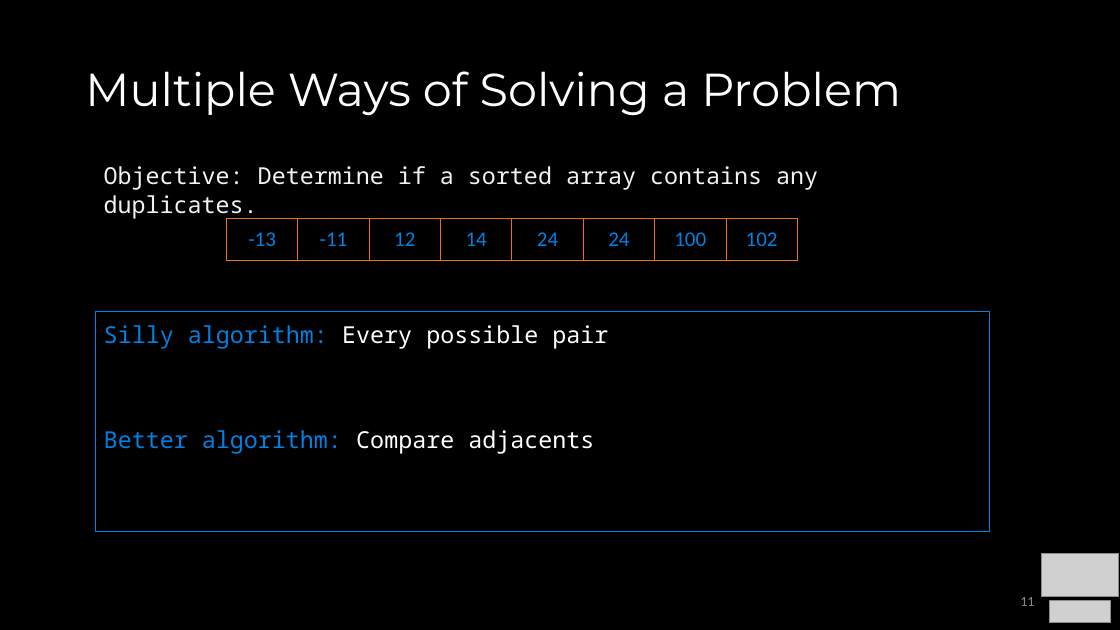
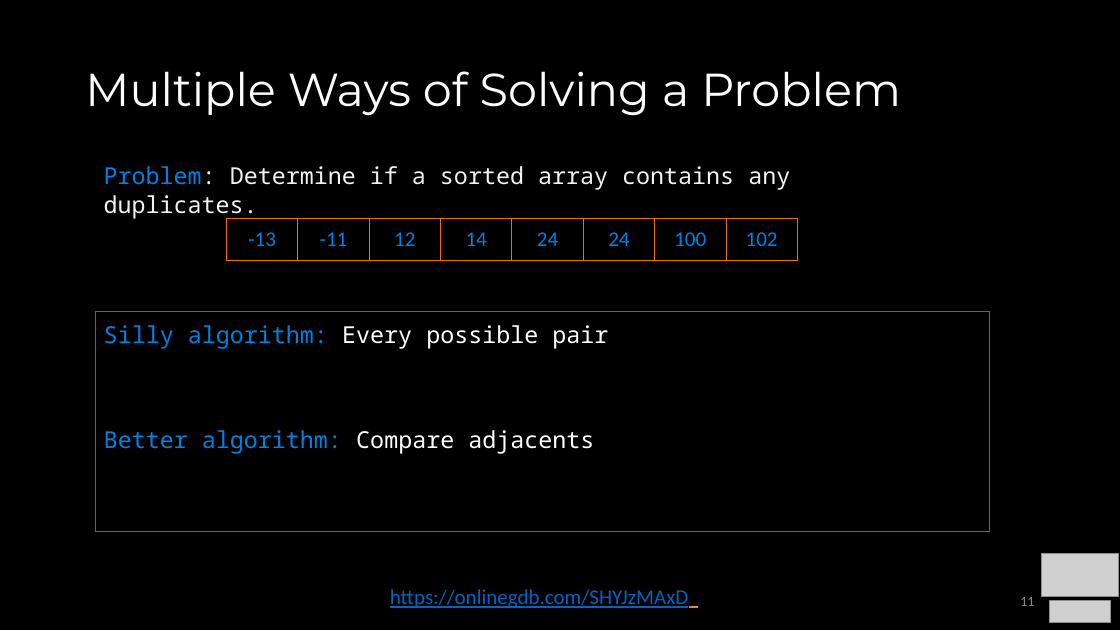
Before and after one commit to COP3530/Instructional-Content, a slide deck: slide 11 of Slides/Slides-PPT/1 - Algorithmic Analysis.pptx. Drawn at 1120x630 pixels with LibreOffice and Linux fonts; fonts in the diff are those of the drawing; grey boxes stand for pictures. Boxes give left, top, right and bottom in pixels: in the first picture for what was removed or moved away, otherwise in the second. Text is boxed around its words. In the diff, an @@ line names an element or a change of style, - is before the commit and + after.

```diff
--- a/Slides/Slides-PPT/1 - Algorithmic Analysis.pptx
+++ b/Slides/Slides-PPT/1 - Algorithmic Analysis.pptx
@@ text at box(104, 166, 790, 219): text changed @@
-Objective: Determine if a sorted array contains any duplicates.
+Problem: Determine if a sorted array contains any duplicates.
@@ text added at box(390, 589, 688, 608), 18 pt, text #0563C1, underline @@
+https://onlinegdb.com/SHYJzMAxD
```
Also in this commit, not shown: 2 other slides changed, 1 other file.
